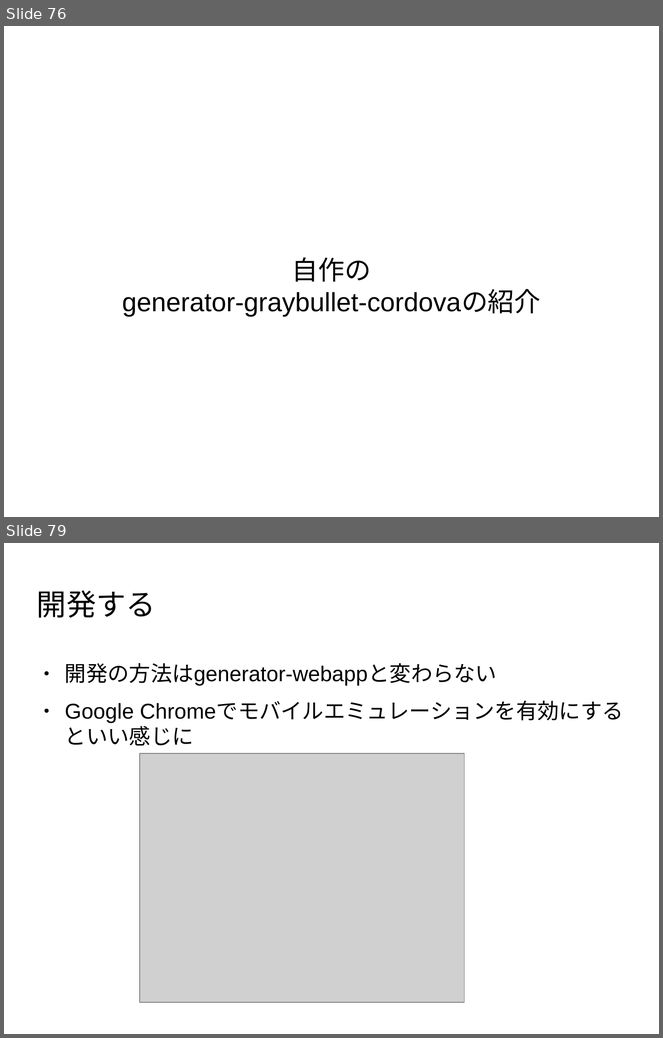
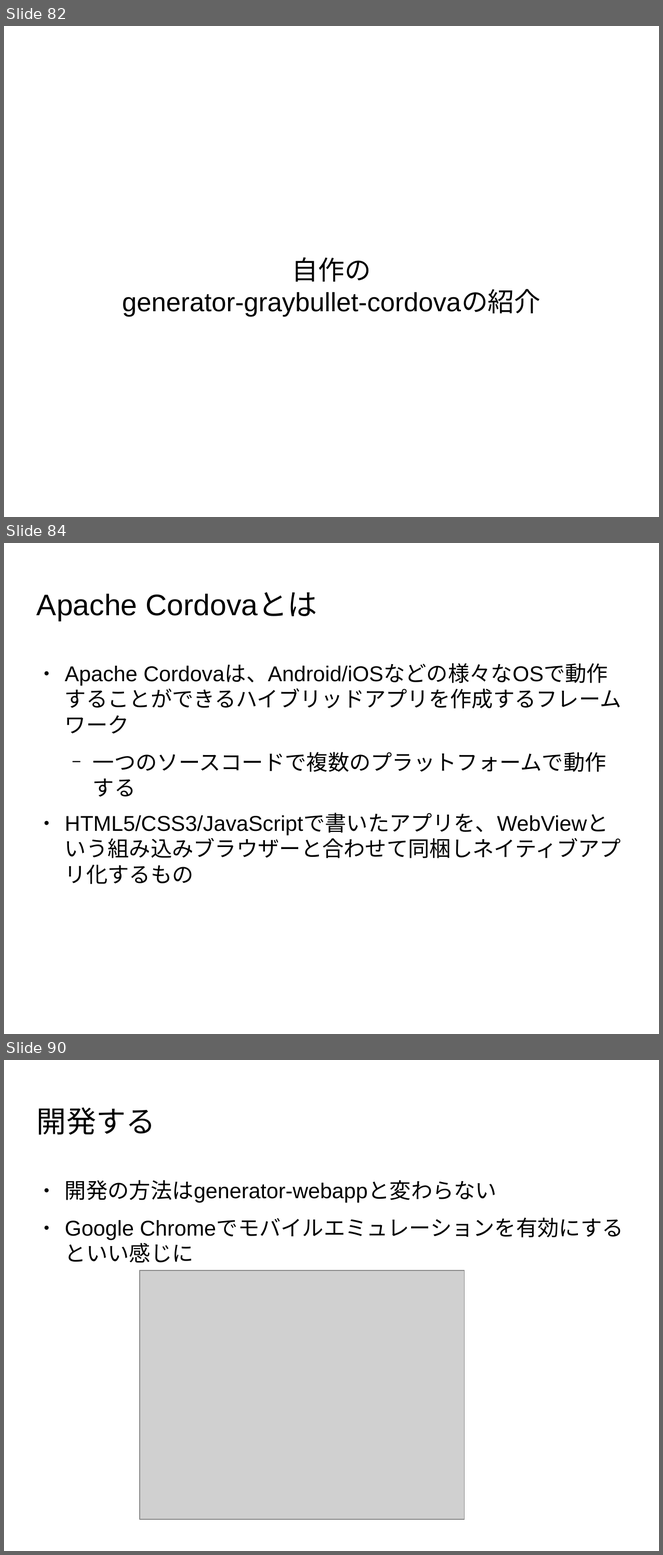
Before and after one commit to masakura/yeoman-presentation, a slide deck: yeoman-presentation.odp. Shown one above the other, each under a label of ours: slides 76 and 79 before the commit, slides 82, 84 and 90 after it; the slides between them are not shown. The pictures are 663x1038 and 663x1555 pixels, drawn with LibreOffice and Linux fonts; fonts in the diff are those of the drawing; grey boxes stand for pictures; background and template pictures are left out. Boxes give left, top, right and bottom in pixels: in the first picture for what was removed or moved away, otherwise in the second. Text is boxed around its words. In the diff, an @@ line names an element or a change of style, - is before the commit and + after.

```diff
--- a/yeoman-presentation.odp
+++ b/yeoman-presentation.odp
@@ slide 84 added at [4,543,659,1034], background picture (left out) @@
@@ title added at [37,592,318,621], 36 pt, text #000000 @@
+Apache Cordovaとは
@@ text added at [65,664,609,835], 26 pt, text #000000 @@
+● Apache Cordovaは、Android/iOSなどの様々なOSで動作することができるハイブリッドアプリを作成するフレームワーク
+  − 一つのソースコードで複数のプラットフォームで動作する
+● HTML5/CSS3/JavaScriptで書いたアプリを、WebViewという組み込みブラウザーと合わせて同梱しネイティブアプリ化するもの
@@ what was slide 76 is now slide 82 @@
@@ what was slide 79 is now slide 90 @@
```
Also in this commit, not shown: 11 slides changed, 10 other slides added.
